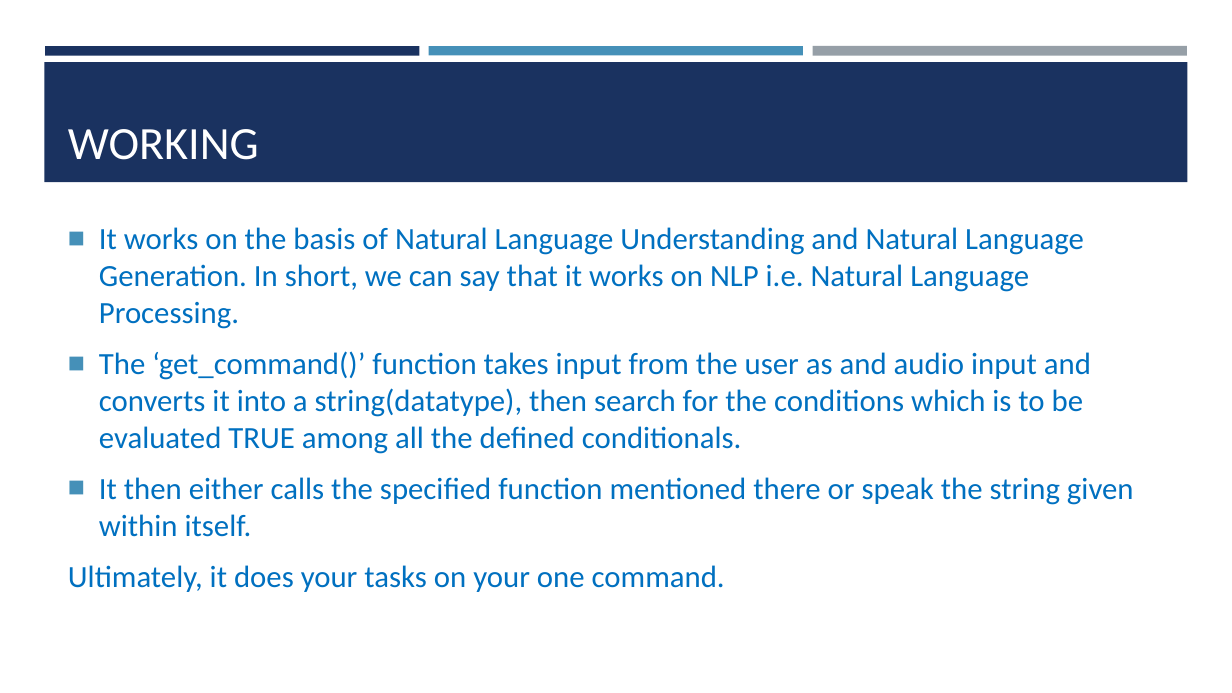
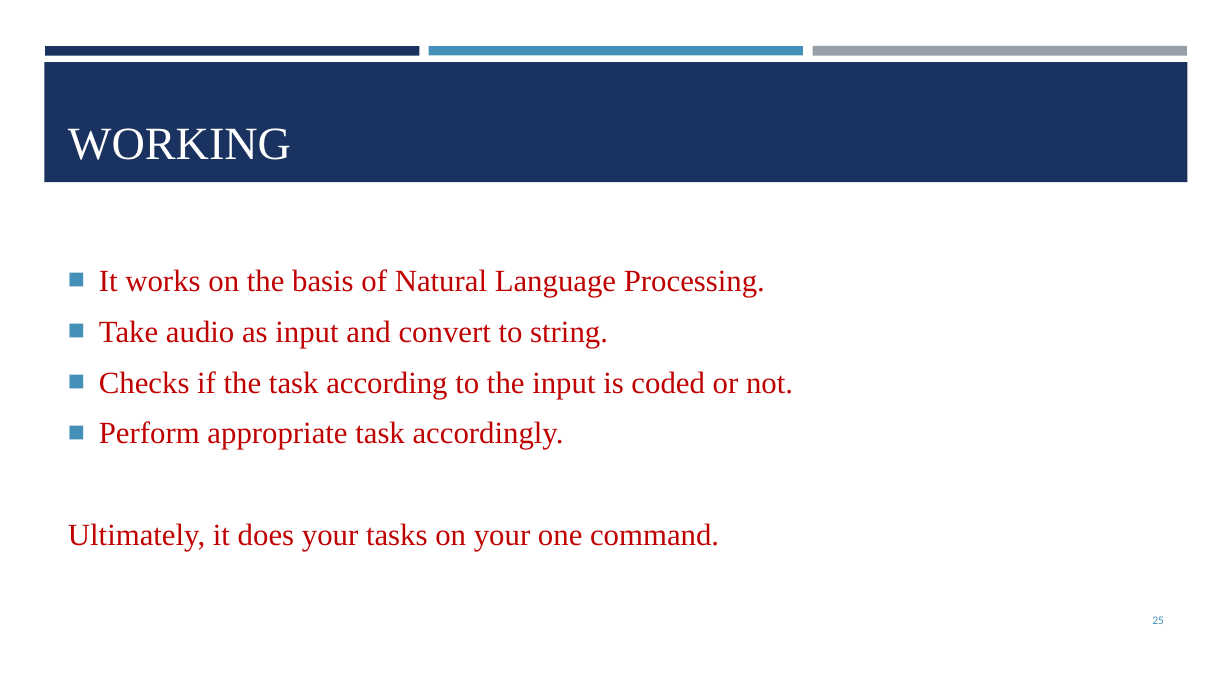
Before and after one commit to GopalSharma16/zonal_project, a slide deck: slide 25 of BROTHER.pptx (slide 19 before the commit). Drawn at 1232x693 pixels with LibreOffice and Linux fonts; fonts in the diff are those of the drawing. Boxes give left, top, right and bottom in pixels: in the first picture for what was removed or moved away, otherwise in the second. Text is boxed around its words. In the diff, an @@ line names an element or a change of style, - is before the commit and + after.

```diff
--- a/BROTHER.pptx
+++ b/BROTHER.pptx
@@ title "WORKING" at [68, 128, 291, 160]: font Calibri to Times New Roman @@
@@ text at [99, 269, 793, 449]: text changed; font Calibri to Times New Roman; text colour #0070C0 to #C00000 @@
-■ It works on the basis of Natural Language Understanding and Natural Language Generation. In short, we can say that it works on NLP i.e. Natural Language Processing.
-■ The ‘get_command()’ function takes input from the user as and audio input and converts it into a string(datatype), then search for the conditions which is to be evaluated TRUE among all the defined conditionals.
-■ It then either calls the specified function mentioned there or speak the string given within itself.
+■ It works on the basis of Natural Language Processing.
+■ Take audio as input and convert to string.
+■ Checks if the task according to the input is coded or not.
+■ Perform appropriate task accordingly.
@@ text at [68, 523, 719, 551]: font Calibri to Times New Roman, text colour #0070C0 to #C00000 in "Ultimately, it does your tasks on your ..." @@
@@ page number added at [1152, 616, 1164, 624], 9 pt, text #4590B8 @@
+25
```
Also in this commit, not shown: 24 other slides changed, 7 slides added, 2 other files.
